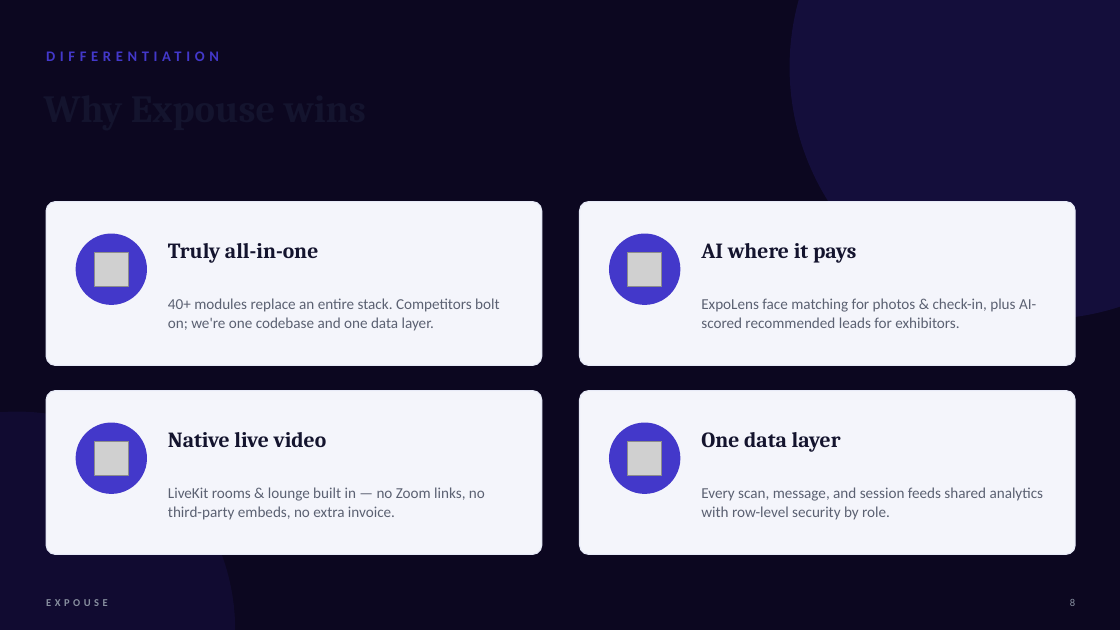
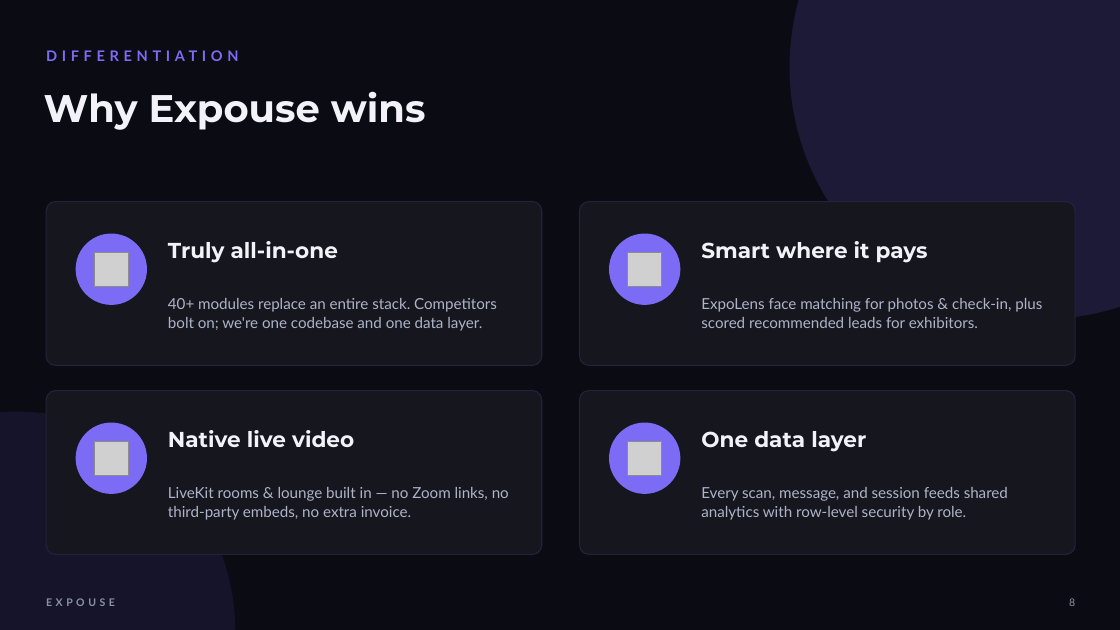
Before and after one commit to zillurcse/eventos, a slide deck: slide 8 of Expouse-Investor-Pitch.pptx. Drawn at 1120x630 pixels with LibreOffice and Linux fonts; fonts in the diff are those of the drawing; grey boxes stand for pictures. Boxes give left, top, right and bottom in pixels: in the first picture for what was removed or moved away, otherwise in the second. Text is boxed around its words. In the diff, an @@ line names an element or a change of style, - is before the commit and + after.

```diff
--- a/Expouse-Investor-Pitch.pptx
+++ b/Expouse-Investor-Pitch.pptx
@@ background #0C0720 to #0B0B14 @@
@@ ellipse at box(790, 0, 1120, 319): fill #4338CA at 16% opacity to #7C6CF5 at 16% opacity @@
@@ text "DIFFERENTIATION" at box(46, 42, 970, 69): font Calibri to Lato, text colour #4338CA to #7C6CF5 @@
@@ text added at box(44, 91, 426, 130), 33 pt, text #F2F2F8, bold @@
+Why Expouse wins
@@ text at box(701, 241, 928, 263): text changed; font Cambria to Montserrat; text colour #14142E to #F2F2F8 @@
-AI where it pays
+Smart where it pays
@@ text at box(701, 298, 1042, 328): text changed; font Calibri to Lato; text colour #5B6172 to #AEB3C7 @@
-ExpoLens face matching for photos & check-in, plus AI-scored recommended leads for exhibitors.
+ExpoLens face matching for photos & check-in, plus scored recommended leads for exhibitors.
@@ ellipse at box(0, 412, 235, 630): fill #4338CA at 10% opacity to #7C6CF5 at 10% opacity @@
@@ fill #F4F5FB to #16161F; outline #E7EAF7 1 pt to #22223A 1 pt in 4 elements at box(46, 202, 542, 365), box(580, 202, 1075, 365), box(46, 391, 542, 555), box(580, 391, 1075, 555) @@
@@ font Cambria to Montserrat, text colour #14142E to #F2F2F8 in 3 elements at box(168, 241, 338, 263), box(168, 430, 354, 447), box(701, 431, 866, 452) @@
@@ fill #4338CA to #7C6CF5 in 4 elements at box(76, 234, 147, 305), box(609, 234, 681, 305), box(76, 423, 147, 494), box(609, 423, 681, 494) @@
@@ font Calibri to Lato, text colour #5B6172 to #AEB3C7 in 3 elements at box(168, 298, 497, 331), box(168, 487, 509, 520), box(701, 487, 1008, 520) @@
@@ text "EXPOUSE" at box(46, 598, 115, 606): font Calibri to Lato, text colour #8890A0 to #8B92A6 @@
```
Also in this commit, not shown: 14 other slides changed, 11 other files.
